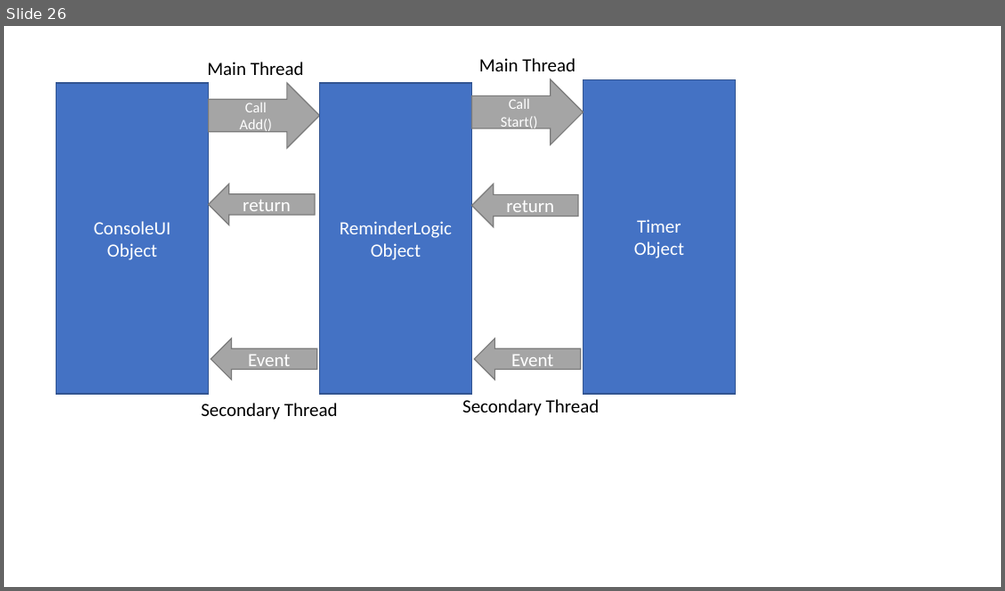
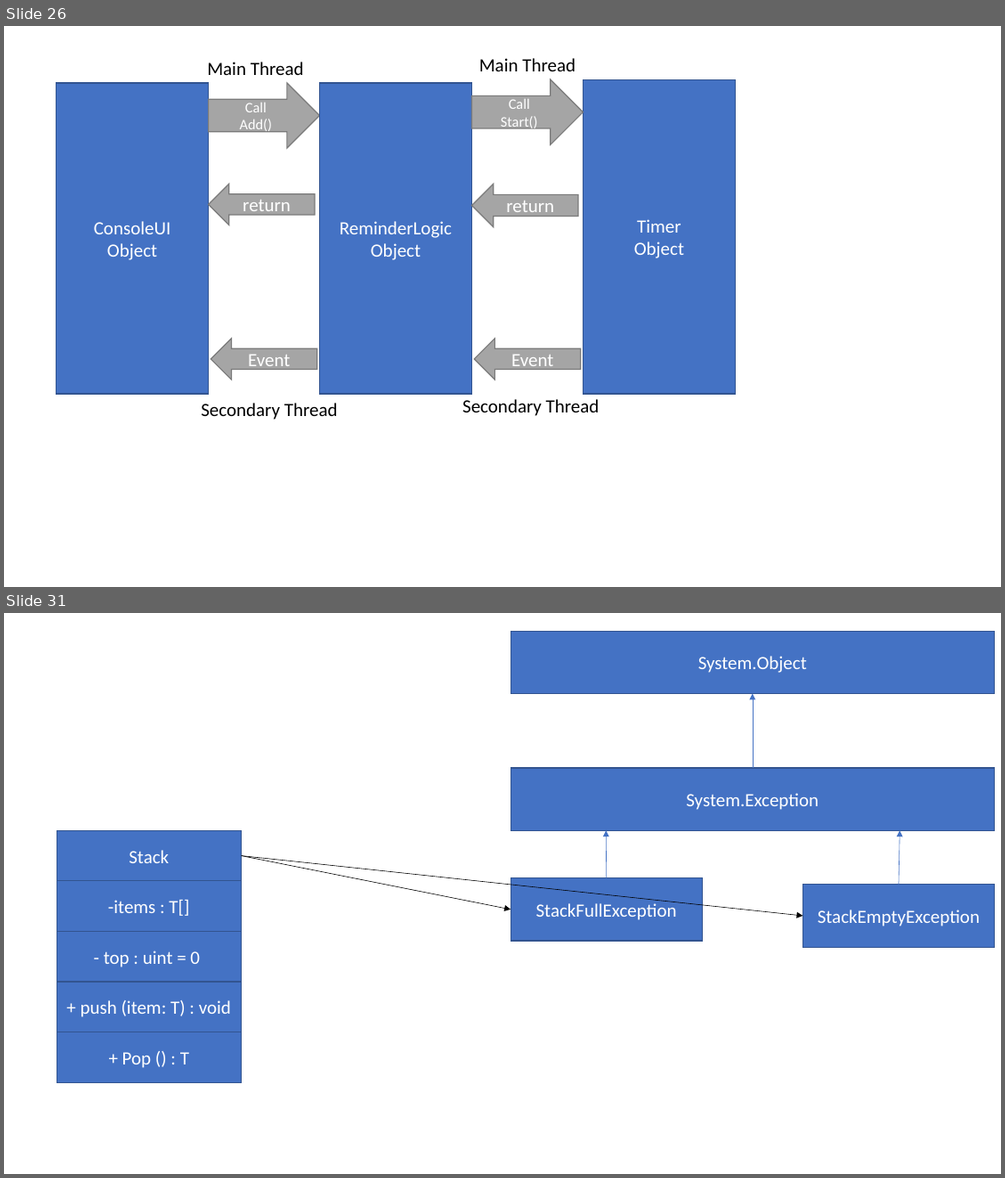
Before and after one commit to Aniket-Kavlekar/DotNetCSharp, a slide deck: Theory.pptx. Shown one above the other, each under a label of ours: slide 26 before the commit, slides 26 and 31 after it; the slides between them are not shown. The pictures are 1005x591 and 1005x1178 pixels, drawn with LibreOffice and Linux fonts; fonts in the diff are those of the drawing. Boxes give left, top, right and bottom in pixels: in the first picture for what was removed or moved away, otherwise in the second. Text is boxed around its words. In the diff, an @@ line names an element or a change of style, - is before the commit and + after.

```diff
--- a/Theory.pptx
+++ b/Theory.pptx
@@ slide 31 added at (4, 613, 1001, 1174), background #FFFFFF @@
@@ rectangle added at (511, 631, 995, 694), fill #4472C4, outline #325491 1 pt, 18 pt, text #FFFFFF @@
+System.Object
@@ arrow added from (752, 768) to (752, 694), #4472C4 0.5 pt @@
@@ rectangle added at (511, 768, 995, 831), fill #4472C4, outline #325491 1 pt, 18 pt, text #FFFFFF @@
+System.Exception
@@ arrow added from (607, 877) to (606, 831), #4472C4 0.5 pt @@
@@ arrow added from (898, 884) to (900, 831), #4472C4 0.5 pt @@
@@ arrow added from (241, 855) to (802, 916), #000000 0.5 pt @@
@@ arrow added from (241, 855) to (511, 909), #000000 0.5 pt @@
@@ rectangle added at (511, 877, 703, 941), fill #4472C4, outline #325491 1 pt, 18 pt, text #FFFFFF @@
+StackFullException
@@ rectangle added at (802, 884, 994, 948), fill #4472C4, outline #325491 1 pt, 18 pt, text #FFFFFF @@
+StackEmptyException
@@ group added at (57, 831, 241, 1082): 5 rectangles @@
+Stack
+-items : T[]
+- top : uint = 0
++ push (item: T) : void
++ Pop () : T
```
Also in this commit, not shown: 7 other slides added, 57 other files.
